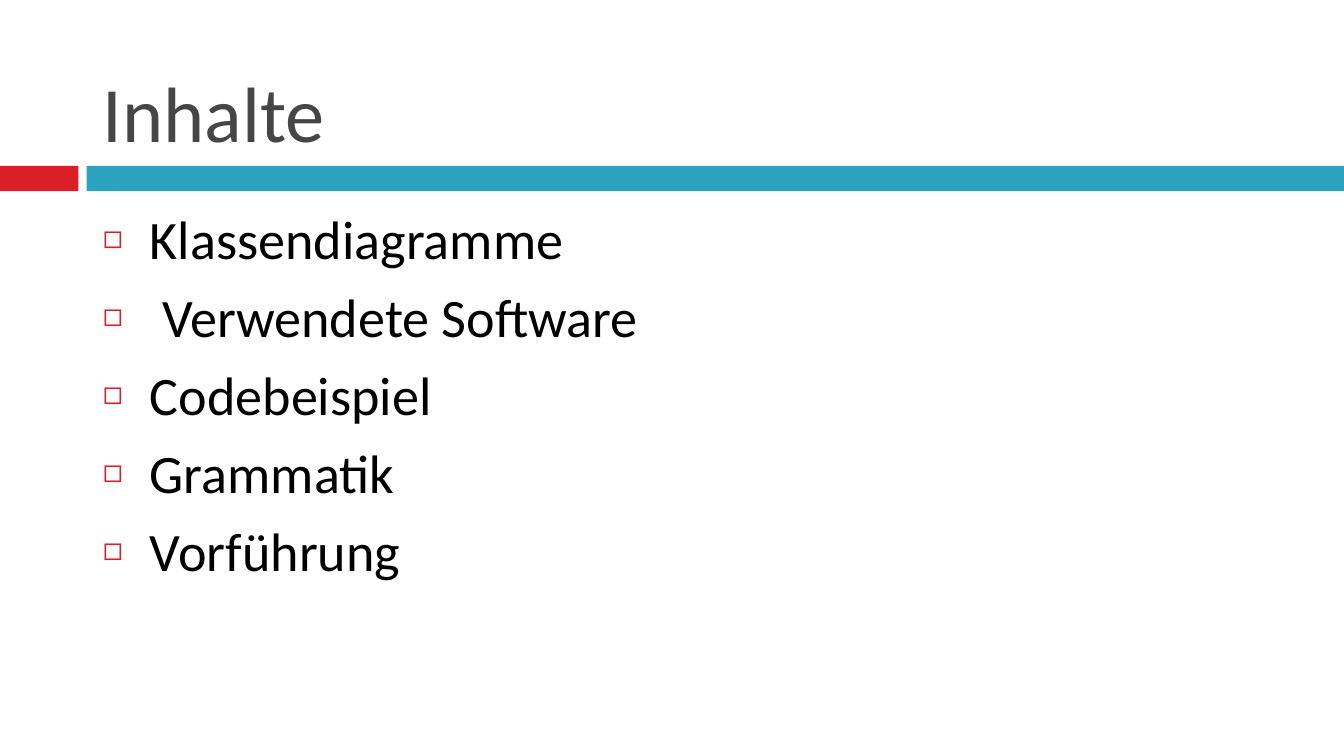
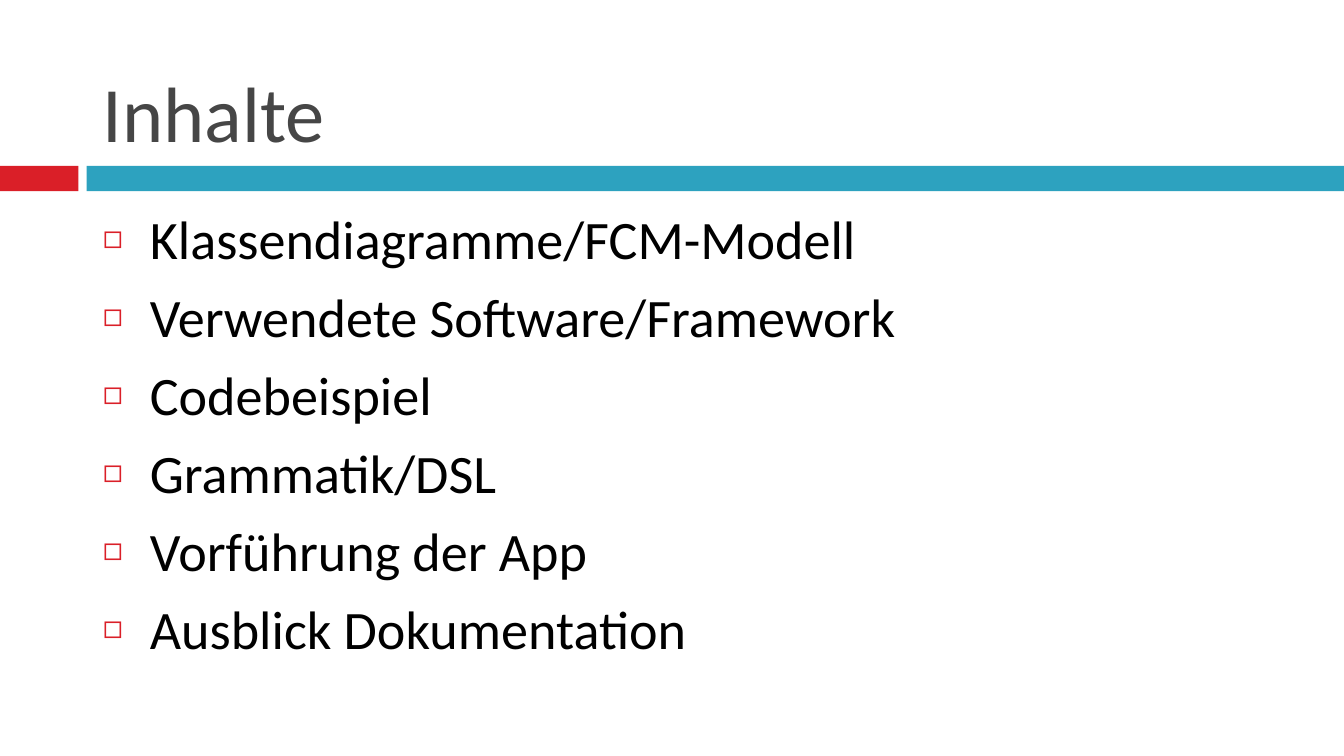
Before and after one commit to tmundt/battleship-app, a slide deck: slide 2 of battleship-android/Softwareprojekt_präsi.pptx. Drawn at 1344x756 pixels with LibreOffice and Linux fonts; fonts in the diff are those of the drawing. Boxes give left, top, right and bottom in pixels: in the first picture for what was removed or moved away, otherwise in the second. Text is boxed around its words. In the diff, an @@ line names an element or a change of style, - is before the commit and + after.

```diff
--- a/battleship-android/Softwareprojekt_präsi.pptx
+++ b/battleship-android/Softwareprojekt_präsi.pptx
@@ text at (150, 221, 896, 340): text changed @@
-◻ Klassendiagramme
-◻ Verwendete Software
+◻ Klassendiagramme/FCM-Modell
+◻ Verwendete Software/Framework
@@ text at (150, 455, 686, 650): text changed @@
-◻ Grammatik
-◻ Vorführung
+◻ Grammatik/DSL
+◻ Vorführung der App
+◻ Ausblick Dokumentation
```
Also in this commit, not shown: 6 slides added, 4 slides removed, 2 other files.
